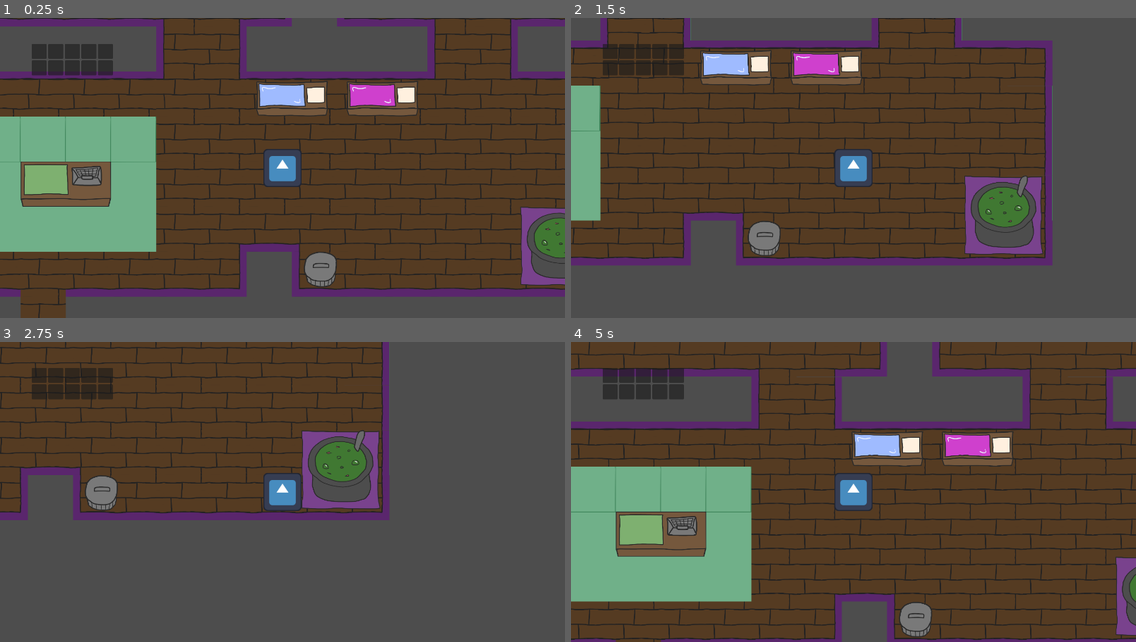
Above: before the commit, frames 1-4 (two rows, left to right).
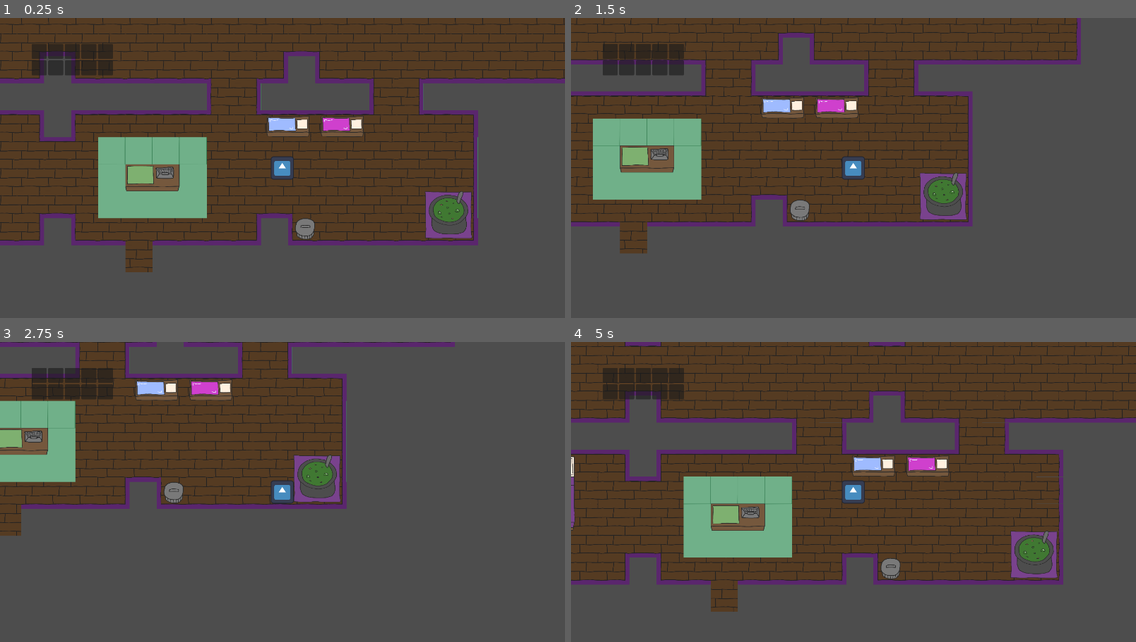
Above: after the commit, the same moments.

Repository: monaimerr/Ryhm-2
Game: Godot game, scene res://scenes/test/test_scene.tscn
The game is run twice, just before and just after one commit, with the same random seed, the same clock (stepped at 60 frames per second) and the same inputs. This scene is started directly instead of the project's main scene. The engine's default icon, where the game draws it, is replaced by a stand-in: a white triangle on a blue panel in a dark square.
Inputs (mouse positions are in pixels of both pictures, inside the frame that each line leads up to):
- Up to frame 1 (0.25 s): no input
- Up to frame 2 (1.5 s): tap Enter at 0.5 s; move the mouse to (977, 153) at 0.52 s; hold D (right) 0.53-1.28 s; hold E (interact) 0.53-1.28 s; click (977, 153) at 0.67 s; move the mouse to (740, 183) at 1.27 s; hold S (down) from 1.28 s (still down); tap E (interact) at 1.35 s
- Up to frame 3 (2.75 s): move the mouse to (339, 426) at 2.02 s; release S (down) at 2.03 s; hold D (right) from 2.03 s (still down); hold E (interact) from 2.03 s (still down)
- Up to frame 4 (5 s): move the mouse to (825, 552) at 2.77 s; release D (right) at 2.78 s; release E (interact) at 2.78 s; hold W (up) 2.78-3.53 s; tap E (interact) at 2.85, 4.35 s; click (825, 552) at 2.92 s; move the mouse to (1023, 537) at 3.52 s; hold E (interact) 3.53-4.28 s; hold A (left) from 3.53 s (still down); move the mouse to (684, 447) at 4.27 s

The runs differ from the first frame. In frame 1, 68% of the frame differs, in the area x 0-100%, y 0-100%; in frame 2, 47%; in frame 3, 25%; in frame 4, 68%.

Commit message:
Test scene tested. Game level, player and inventory shows while running scene. Camera is now better zoomed.

Diff:
--- a/flask/project.godot
+++ b/flask/project.godot
@@ -23,6 +23,7 @@
 
 window/size/viewport_width=1500
 window/size/viewport_height=800
+window/size/mode=2
 
 [dotnet]
 
--- a/flask/scenes/test/test_scene.tscn
+++ b/flask/scenes/test/test_scene.tscn
@@ -15,6 +15,8 @@
 speed = 450
 
 [node name="PlayerCamera" type="Camera2D" parent="player"]
+position = Vector2(1.25, 0)
+zoom = Vector2(0.6, 0.6)
 
 [node name="CanvasLayer" type="CanvasLayer" parent="."]
 
